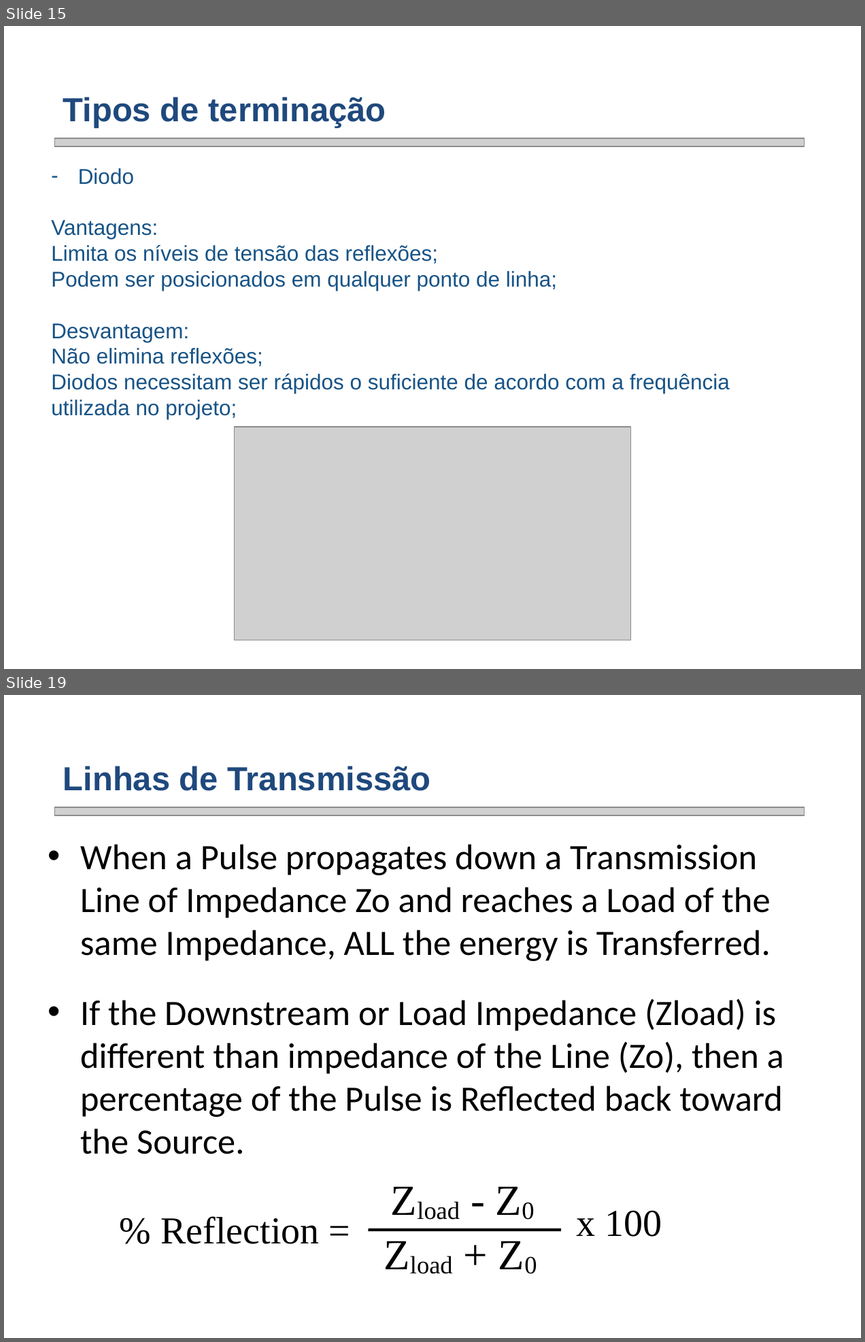
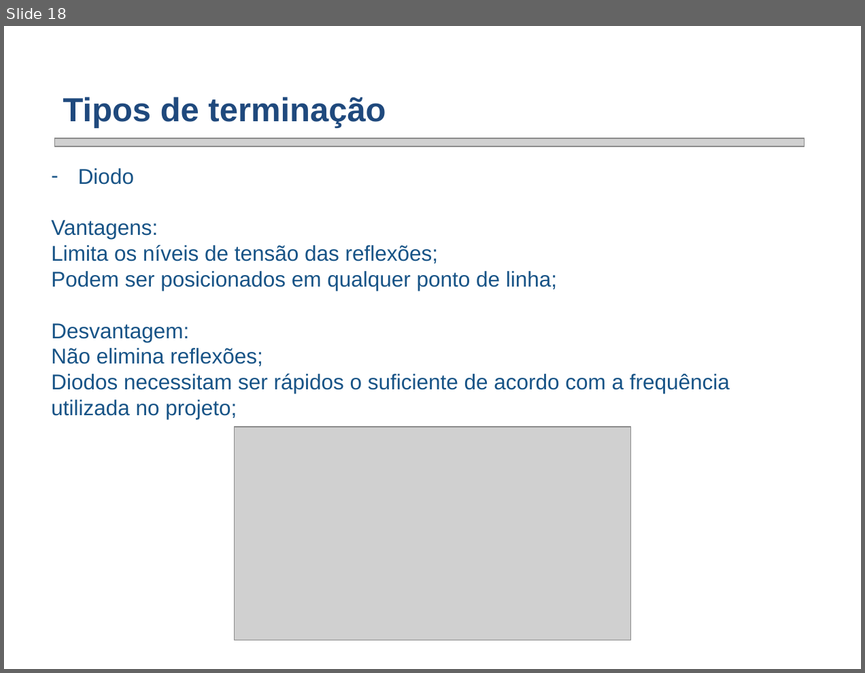
Before and after one commit to smarley2/PSE, a slide deck: Apresentação PSE/Transmission Lines PCB signal Integrity-draft.pptx. Shown one above the other, each under a label of ours: slides 15 and 19 before the commit, slide 18 after it; the slides between them are not shown. The pictures are 865x1342 and 865x673 pixels, drawn with LibreOffice and Linux fonts; fonts in the diff are those of the drawing; grey boxes stand for pictures; background and template pictures are left out. Boxes give left, top, right and bottom in pixels: in the first picture for what was removed or moved away, otherwise in the second. Text is boxed around its words. In the diff, an @@ line names an element or a change of style, - is before the commit and + after.

```diff
--- a/Apresentação PSE/Transmission Lines PCB signal Integrity-draft.pptx
+++ b/Apresentação PSE/Transmission Lines PCB signal Integrity-draft.pptx
@@ slide 19 removed at (x1=4, y1=695, x2=861, y2=1338), background picture (left out) @@
@@ text removed at (x1=63, y1=766, x2=431, y2=791) @@
-Linhas de Transmissão
@@ picture removed at (x1=54, y1=807, x2=804, y2=816) @@
@@ text removed at (x1=80, y1=844, x2=784, y2=1154) @@
-• When a Pulse propagates down a Transmission Line of Impedance Zo and reaches a Load of the same Impedance, ALL the energy is Transferred.
-• If the Downstream or Load Impedance (Zload) is different than impedance of the Line (Zo), then a percentage of the Pulse is Reflected back toward the Source.
@@ text removed at (x1=645, y1=999, x2=746, y2=1030) @@
-Zload - Z0
@@ text removed at (x1=161, y1=1216, x2=320, y2=1244) @@
-% Reflection =
@@ text removed at (x1=375, y1=1222, x2=561, y2=1279) @@
-Zload + Z0
@@ text removed at (x1=577, y1=1210, x2=662, y2=1236) @@
-x 100
@@ line removed from (368, 1229) to (561, 1229) @@
@@ what was slide 15 is now slide 18 @@
```
Also in this commit, not shown: 5 slides changed, 7 slides added, 12 other slides removed.
